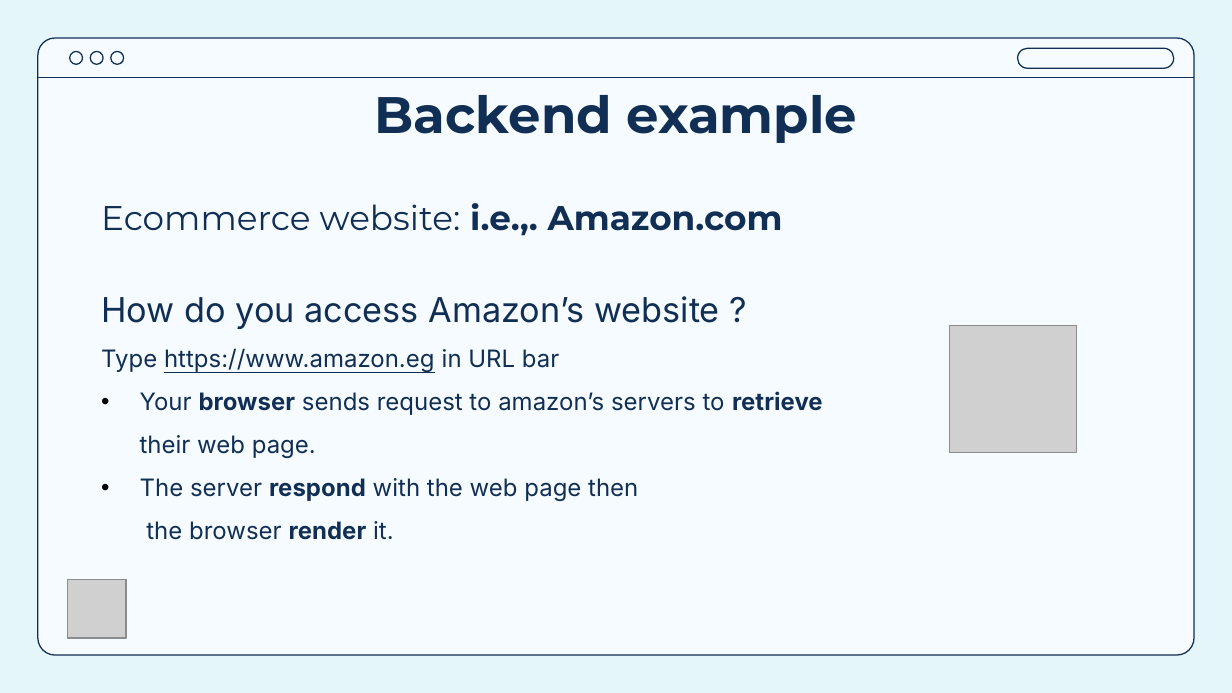
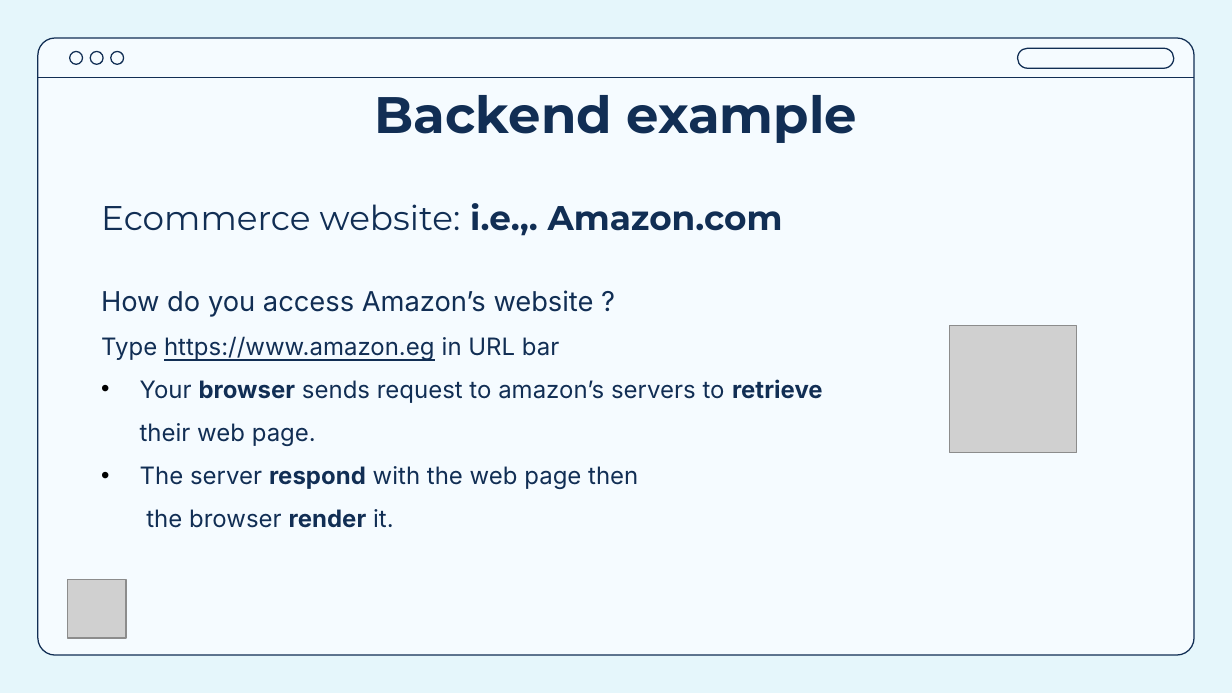
Before and after one commit to Ahmed-Khaled24/Node-workshop, a slide deck: slide 7 of Session 1 - Node Intro/Session 1.pptx. Drawn at 1232x693 pixels with LibreOffice and Linux fonts; fonts in the diff are those of the drawing; grey boxes stand for pictures. Boxes give left, top, right and bottom in pixels: in the first picture for what was removed or moved away, otherwise in the second. Text is boxed around its words. In the diff, an @@ line names an element or a change of style, - is before the commit and + after.

```diff
--- a/Session 1 - Node Intro/Session 1.pptx
+++ b/Session 1 - Node Intro/Session 1.pptx
@@ text at <box>101,290,594,317</box>: size 20 to 16 pt in "How do you access Amazon’s website ?" @@
```
Also in this commit, not shown: 3 other slides changed, 9 other files.
